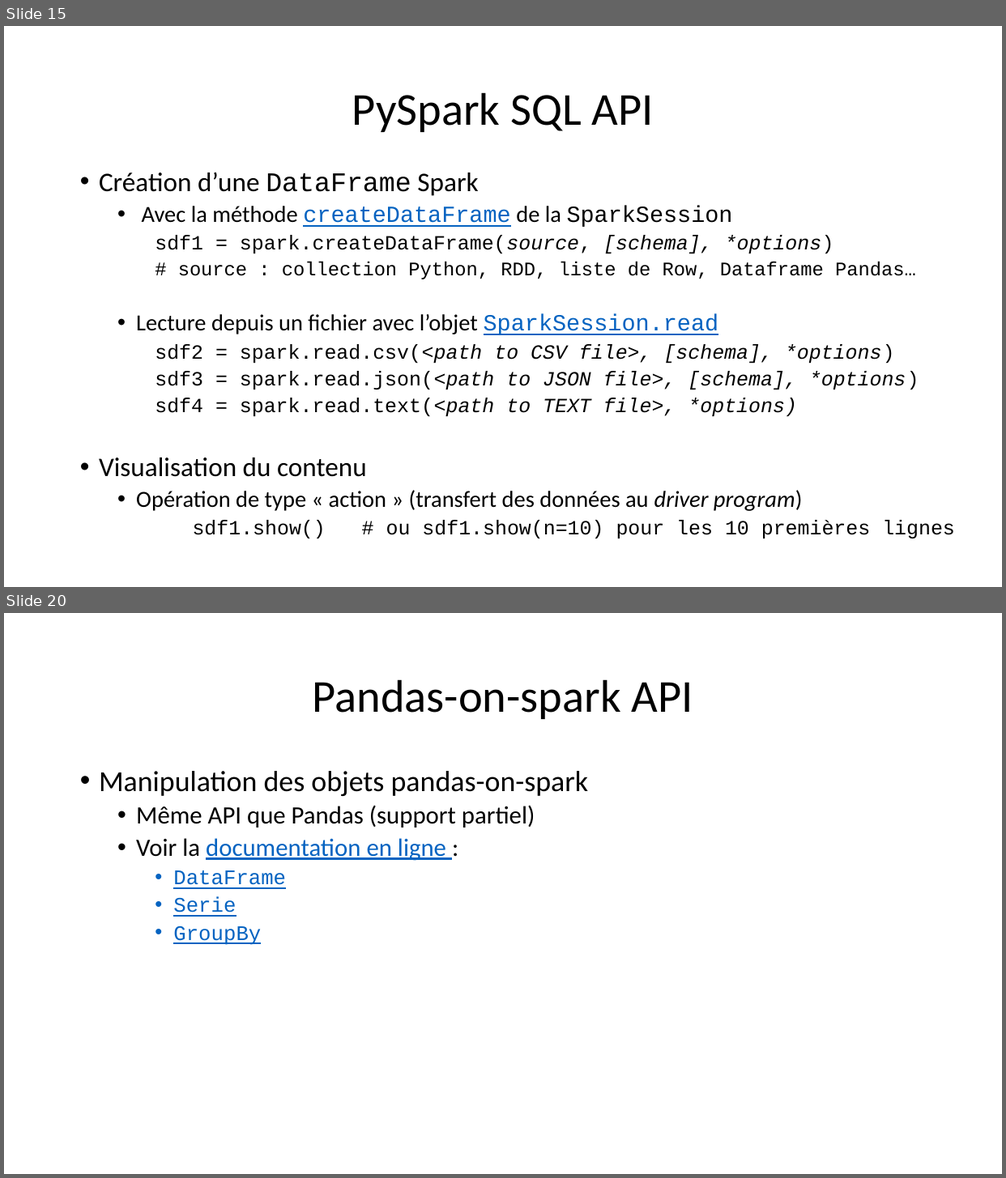
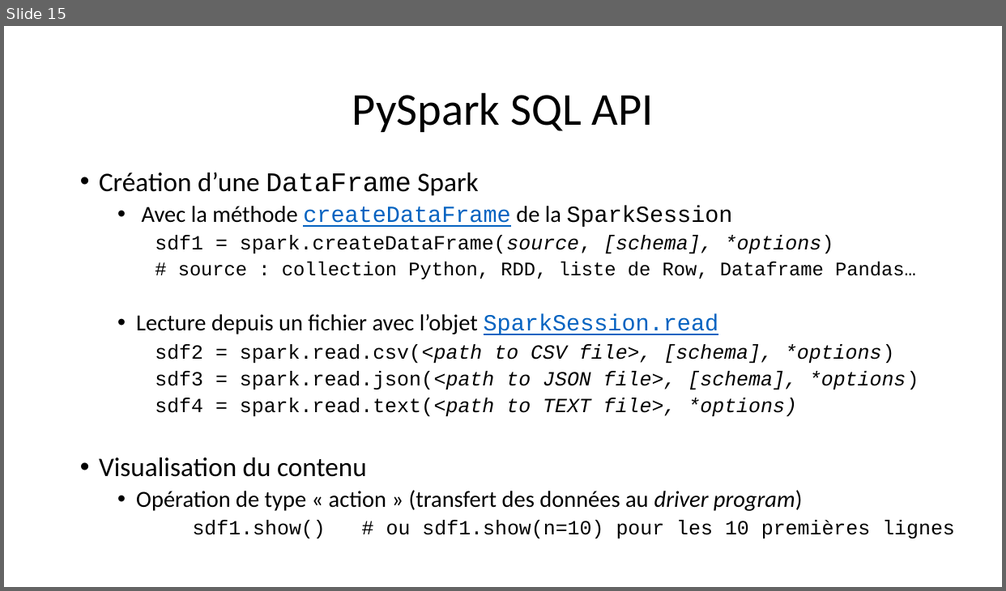
Before and after one commit to rtavenar/m2-big_data, a slide deck: slides/Spark.pptx. Shown one above the other, each under a label of ours: slides 15 and 20 before the commit, slide 15 after it; the slides between them are not shown. The pictures are 1006x1178 and 1006x591 pixels, drawn with LibreOffice and Linux fonts; fonts in the diff are those of the drawing. Boxes give left, top, right and bottom in pixels: in the first picture for what was removed or moved away, otherwise in the second. Text is boxed around its words. In the diff, an @@ line names an element or a change of style, - is before the commit and + after.

Commit message:
spark

```diff
--- a/slides/Spark.pptx
+++ b/slides/Spark.pptx
@@ slide 20 removed at box(4, 613, 1002, 1174), background #FFFFFF @@
@@ title removed at box(313, 679, 693, 719) @@
-Pandas-on-spark API
@@ text removed at box(99, 771, 589, 945) @@
-• Manipulation des objets pandas-on-spark
-  • Même API que Pandas (support partiel)
-  • Voir la documentation en ligne :
-    • DataFrame
-    • Serie
-    • GroupBy
```
Also in this commit, not shown: 3 slides changed, 2 other slides removed, 5 other files.
